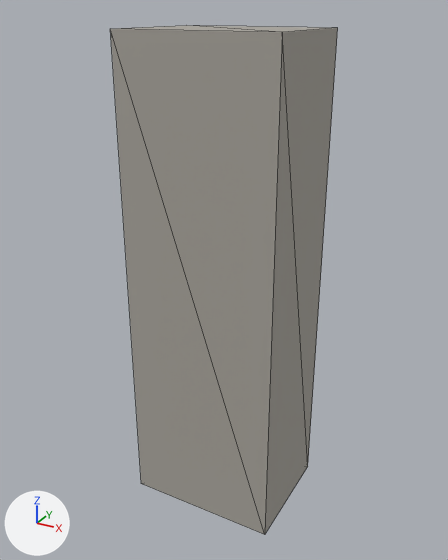
Before and after pictures for a commit that changed the OBJ model Project/kingsfall-hollow/assets/models/knight.obj.
Camera for both pictures: a 50 mm lens placed at (1.93, -3.55, 2.81), pointed at (-0.02, 0.01, 1.04). Every picture has the same lights, and +X, +Y and +Z are marked at lower left. The picture after the commit comes second. Mesh edges are drawn as thin lines. Where no turn or scale is listed for an object, it has been applied to the vertices. Vertices at exactly the same position are counted once.

Objects in the first picture: 'knight'.
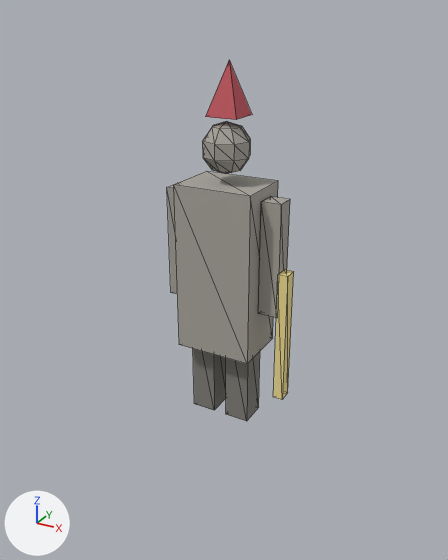
Diff of the bpy script that builds the scene:
```diff
--- a/Project/kingsfall-hollow/assets/models/knight.obj.py
+++ b/Project/kingsfall-hollow/assets/models/knight.obj.py
@@ mat_prop_metal_dk @@
+mat_prop_metal_dk = principled_material('prop_metal_dk')
+mat_prop_metal_dk.base_color = (0.22, 0.21, 0.19)  # grey #817e79
+mat_prop_metal_dk.roughness = 0.911
@@ mat_prop_gold @@
+mat_prop_gold = principled_material('prop_gold')
+mat_prop_gold.base_color = (0.9, 0.75, 0.3)  # yellow #f3e195
+mat_prop_gold.roughness = 0.911
@@ me_knight @@
 # used by ob_knight; location = (0.0, 0.0, 0.0)
-me_knight.from_pydata(...)  # 13 vertices, 16 faces; spans x -0.55..0.55, y -0.42..0.42, z -0.7..2.7
+me_knight.from_pydata(...)  # 87 vertices, 140 faces; spans x -0.43..0.5, y -0.21..0.21, z -0.02..2.52
+# me_knight part 1: a new loose piece, a box spanning x -0.28..0.28, y -0.21..0.21, z 0.55..1.75, in mat_prop_metal (grey #aaa69e)
+# me_knight part 2: a new loose piece, a UV sphere (8 segments, 5 rings, poles along z) spanning x -0.16..0.16, y -0.16..0.16, z 1.81..2.15, in mat_prop_metal (grey #aaa69e)
+# me_knight part 3: the loose piece of 5 vertices spanning x -0.24..0.24, y -0.19..0.29, z 2.05..2.55 is scaled about its middle by (0.458, 0.458, 0.68), then moved by (0.0, -0.02, 0.05)
+# me_knight part 4: a new loose piece, a box spanning x -0.43..-0.29, y -0.07..0.07, z 0.88..1.68, in mat_prop_metal (grey #aaa69e)
+# me_knight part 5: a new loose piece, a box spanning x 0.29..0.43, y -0.07..0.07, z 0.88..1.68, in mat_prop_metal (grey #aaa69e)
+# me_knight part 6: a new loose piece, a box spanning x 0.425..0.495, y -0.07..0.03, z 0.24..1.2, in mat_prop_gold (yellow #f3e195)
+# me_knight part 7: a new loose piece, a box spanning x -0.23..-0.05, y -0.1..0.1, z -0.02..0.86, in mat_prop_metal_dk (grey #817e79)
+# me_knight part 8: a new loose piece, a box spanning x 0.05..0.23, y -0.1..0.1, z -0.02..0.86, in mat_prop_metal_dk (grey #817e79)
+# me_knight part 9: the loose piece of 8 vertices spanning x -0.55..0.55, y -0.42..0.42, z -0.7..2.7 is deleted
 me_knight.materials.append(mat_prop_metal)
 me_knight.materials.append(mat_prop_blood)
+me_knight.materials.append(mat_prop_gold)  # yellow #f3e195
+me_knight.materials.append(mat_prop_metal_dk)  # grey #817e79
```

Changed parts and their boxes (x1, y1, x2, y2) in the pictures (448 x 560 px; the box of a moved part takes in the faces that stretch with it):
'knight', reshaped (44% narrower, 29% shorter): before (110, 25, 338, 534); after (167, 60, 294, 421)
part 1 of me_knight, added: after (174, 171, 278, 364)
part 2 of me_knight, added: after (202, 121, 250, 174)
part 3 of me_knight, moved or reshaped (not visible before): after (206, 60, 252, 120)
part 4 of me_knight, added: after (167, 183, 177, 294)
part 5 of me_knight, added: after (258, 196, 290, 318)
part 6 of me_knight, added (yellow): after (273, 270, 294, 400)
part 7 of me_knight, added: after (193, 349, 226, 410)
part 8 of me_knight, added: after (226, 351, 260, 421)
part 9 of me_knight, deleted: before (110, 25, 338, 534)
